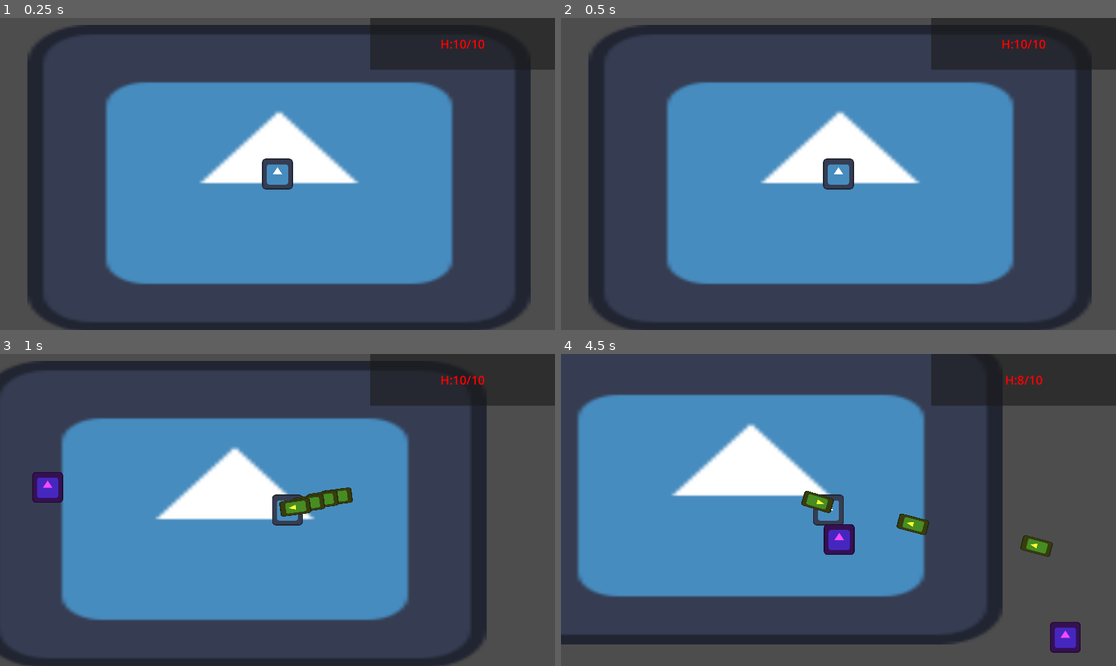
Above: before the commit, frames 1-4 (two rows, left to right).
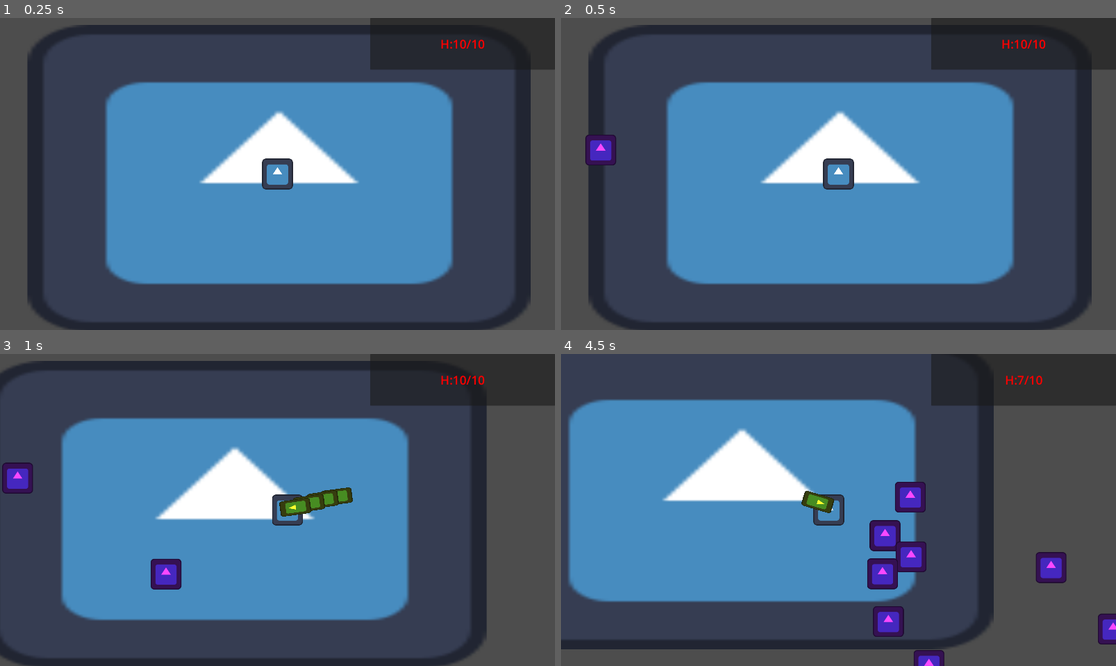
Above: after the commit, the same moments.

Repository: PixelSaver/it-gets-worse
Game: Godot game, scene res://Scenes/main.tscn
The game is run twice, just before and just after one commit, with the same random seed, the same clock (stepped at 60 frames per second) and the same inputs. The engine's default icon, where the game draws it, is replaced by a stand-in: a white triangle on a blue panel in a dark square.
Inputs (mouse positions are in pixels of both pictures, inside the frame that each line leads up to):
- Up to frame 1 (0.25 s): no input
- Up to frame 2 (0.5 s): no input
- Up to frame 3 (1 s): tap Enter at 0.5 s; move the mouse to (399, 494) at 0.52 s; press the mouse at (399, 494) at 0.53 s; hold D (right) from 0.53 s (still down)
- Up to frame 4 (4.5 s): move the mouse to (727, 525) at 1.27 s; release D (right) at 1.28 s; release the mouse at (727, 525) at 1.28 s; hold S (down) 1.28-2.03 s; click (727, 525) at 1.35 s; move the mouse to (894, 441) at 2.02 s; press the mouse at (894, 441) at 2.03 s; hold D (right) 2.03-2.78 s; move the mouse to (810, 572) at 2.77 s; release the mouse at (810, 572) at 2.78 s; hold W (up) 2.78-3.53 s; click (810, 572) at 2.85 s; move the mouse to (1005, 556) at 3.52 s; press the mouse at (1005, 556) at 3.53 s; hold A (left) from 3.53 s (still down); move the mouse to (672, 463) at 4.27 s; release the mouse at (672, 463) at 4.28 s; click (672, 463) at 4.35 s

Frame 1 is identical in both runs. In frame 2, 0.5% of the frame differs, in the area x 4-10%, y 37-48%; in frame 3, 1.6%; in frame 4, 15%, in the area x 0-100%, y 6-100%.

Commit message:
upped enemy spawning

Diff:
--- a/Scripts/enemy.gd
+++ b/Scripts/enemy.gd
@@ -12,6 +12,7 @@
 func _integrate_forces(state: PhysicsDirectBodyState2D) -> void:
 	if not Global.player: return
 	var dir_to_player = self.global_position.direction_to(Global.player.global_position + Global.player.velocity/10)
+	dir_to_player = Vector2.from_angle(dir_to_player.angle() + randfn(0,1)).normalized()
 	state.apply_force(dir_to_player * enemy_speed)
 
 func get_atk() -> Attack:
--- a/Scripts/enemy_spawner.gd
+++ b/Scripts/enemy_spawner.gd
@@ -1,7 +1,7 @@
 extends Node2D
 
 @onready var enemy_scene = preload("res://Scenes/enemy.tscn")
-var enemy_spawn_rate : float = 1
+var enemy_spawn_rate : float = .3
 var enemy_spawn_dist : float = 1000
 var time_diff : float = 0
 
@@ -16,5 +16,5 @@
 
 	var rand_dir = Vector2.from_angle(randf_range(0, 2 * PI))
 	var curr_enemy = enemy_scene.instantiate()
-	curr_enemy.global_position = Global.player.global_position + rand_dir * enemy_spawn_dist
+	curr_enemy.global_position = Global.player.global_position + Global.player.velocity + rand_dir * enemy_spawn_dist
 	add_child(curr_enemy)
--- a/Scripts/player.gd
+++ b/Scripts/player.gd
@@ -9,6 +9,7 @@
 @onready var gun : Gun = $Gun
 var player_mag_size
 var player_mag_current
+var gun_automatic : bool = true
 var bullet_upgrades : Array[BaseBulletStrategy] = []
 
 func _ready():
@@ -17,7 +18,13 @@
 
 
 func _physics_process(delta: float) -> void:
-	if Input.is_action_pressed("left_click"):
+	if Input.is_action_pressed("left_click") and gun_automatic:
+		gun.fire(
+			global_position.direction_to(
+				get_global_mouse_position()
+			)
+		)
+	elif Input.is_action_just_pressed("left_click"):
 		gun.fire(
 			global_position.direction_to(
 				get_global_mouse_position()
